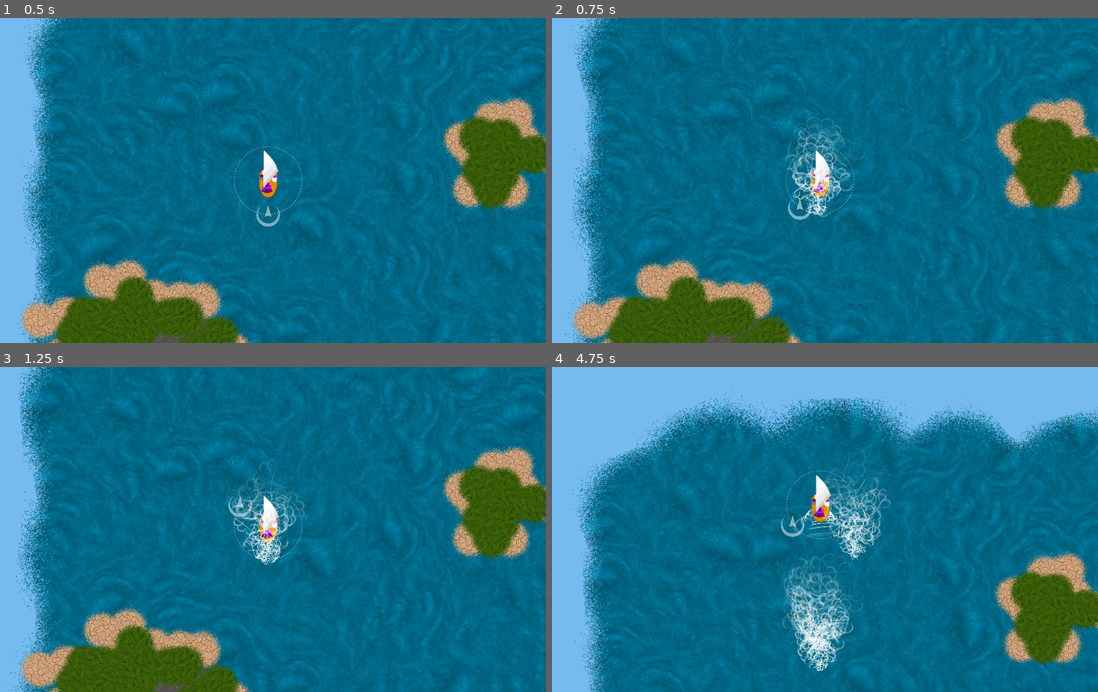
Above: before the commit, frames 1-4 (two rows, left to right).
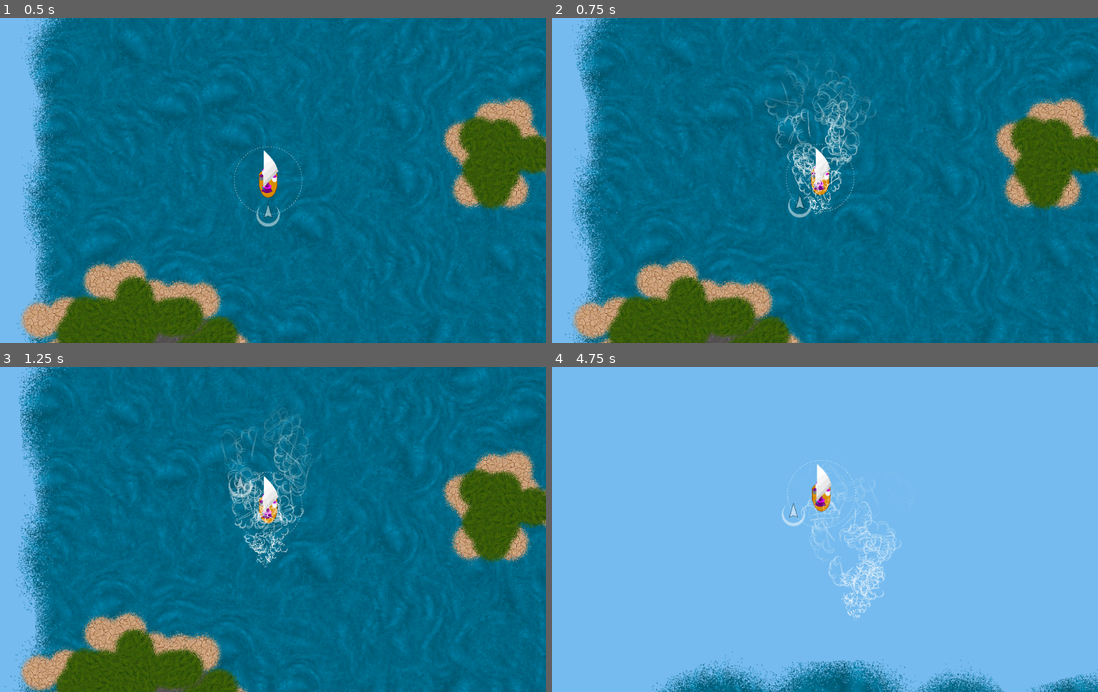
Above: after the commit, the same moments.

Repository: derhannesb/mergicians
Game: Godot game, scene res://scenes/main.tscn
The game is run twice, just before and just after one commit, with the same random seed, the same clock (stepped at 60 frames per second) and the same inputs.
Inputs:
- Up to frame 1 (0.5 s): no input
- Up to frame 2 (0.75 s): hold D (right) from 0.53 s (still down); hold Space (action) from 0.53 s (still down)
- Up to frame 3 (1.25 s): keep holding D (right); keep holding Space (action)
- Up to frame 4 (4.75 s): release D (right) at 1.28 s; release Space (action) at 1.28 s; hold A (left) 1.28-2.03 s; tap Space (action) at 1.35, 2.85, 4.35 s; hold Space (action) 2.03-2.78 s; hold D (right) 2.03-3.53 s; hold Space (action) 3.53-4.28 s; hold A (left) from 3.53 s (still down)

Frame 1 is identical in both runs. In frame 2, 2.7% of the frame differs, in the area x 38-60%, y 13-63%; in frame 3, 11%; in frame 4, 76%, in the area x 3-100%, y 6-100%.

Commit message:
add wind decay and basic storm

Diff:
--- a/scenes/Ship.tscn
+++ b/scenes/Ship.tscn
@@ -9,8 +9,8 @@
 
 [sub_resource type="Gradient" id=1]
 
-offsets = PoolRealArray( 0, 0.380463, 1 )
-colors = PoolColorArray( 1, 1, 1, 1, 1, 1, 1, 1, 1, 1, 1, 0 )
+offsets = PoolRealArray( 0, 0.857988 )
+colors = PoolColorArray( 1, 1, 1, 1, 1, 1, 1, 0 )
 
 [sub_resource type="GradientTexture" id=2]
 
@@ -69,7 +69,7 @@
 anim_offset = 0.0
 anim_offset_random = 0.0
 anim_loop = false
-_sections_unfolded = [ "Angular Velocity", "Color", "Emission Shape", "Flags", "Gravity", "Scale", "Spread", "Trail" ]
+_sections_unfolded = [ "Angular Velocity", "Color", "Emission Shape", "Flags", "Gravity", "Initial Velocity", "Scale", "Spread", "Trail" ]
 
 [sub_resource type="CircleShape2D" id=6]
 
@@ -125,7 +125,7 @@
 editor_draw_screen = true
 editor_draw_limits = true
 editor_draw_drag_margin = false
-_sections_unfolded = [ "Drag Margin", "Editor", "Limit", "Smoothing" ]
+_sections_unfolded = [ "Drag Margin", "Editor", "Limit", "Smoothing", "Transform" ]
 
 [node name="Placement" type="Node2D" parent="." index="1"]
 
--- /dev/null
+++ b/scenes/Storm.tscn
@@ -0,0 +1,148 @@
+[gd_scene load_steps=9 format=2]
+
+[ext_resource path="res://gfx/cloud-medium.png" type="Texture" id=1]
+[ext_resource path="res://gfx/cloud-shape1.png" type="Texture" id=2]
+
+[sub_resource type="Gradient" id=1]
+
+offsets = PoolRealArray( 0, 0.343195, 1 )
+colors = PoolColorArray( 1, 1, 1, 1, 1, 1, 1, 1, 1, 1, 1, 0 )
+
+[sub_resource type="GradientTexture" id=2]
+
+flags = 4
+gradient = SubResource( 1 )
+width = 2048
+
+[sub_resource type="Curve" id=3]
+
+min_value = 0.0
+max_value = 1.0
+bake_resolution = 100
+_data = [ Vector2( 0, 0 ), 0.0, -0.0928008, 0, 0, Vector2( 1, 1 ), 0.0, 0.0, 0, 0 ]
+
+[sub_resource type="CurveTexture" id=4]
+
+flags = 4
+width = 2048
+curve = SubResource( 3 )
+
+[sub_resource type="ParticlesMaterial" id=5]
+
+render_priority = 0
+trail_divisor = 1
+emission_shape = 0
+flag_align_y = false
+flag_rotate_y = false
+flag_disable_z = true
+spread = 45.0
+flatness = 0.0
+gravity = Vector3( 0, 0, 0 )
+initial_velocity = 1.0
+initial_velocity_random = 0.0
+angular_velocity = 180.0
+angular_velocity_random = 0.5
+orbit_velocity = 0.0
+orbit_velocity_random = 0.0
+linear_accel = 0.0
+linear_accel_random = 0.0
+radial_accel = 100.0
+radial_accel_random = 0.0
+tangential_accel = 0.0
+tangential_accel_random = 0.0
+damping = 10.0
+damping_random = 0.0
+angle = 0.0
+angle_random = 0.0
+scale = 0.2
+scale_random = 0.0
+scale_curve = SubResource( 4 )
+color_ramp = SubResource( 2 )
+hue_variation = 0.0
+hue_variation_random = 0.0
+anim_speed = 0.0
+anim_speed_random = 0.0
+anim_offset = 0.0
+anim_offset_random = 0.0
+anim_loop = false
+_sections_unfolded = [ "Color", "Gravity", "Orbit Velocity", "Scale" ]
+
+[sub_resource type="Animation" id=6]
+
+resource_name = "Rotation"
+length = 2.0
+loop = true
+step = 0.1
+tracks/0/type = "value"
+tracks/0/path = NodePath(".:rotation_degrees")
+tracks/0/interp = 1
+tracks/0/loop_wrap = true
+tracks/0/imported = false
+tracks/0/enabled = true
+tracks/0/keys = {
+"times": PoolRealArray( 0, 1, 2 ),
+"transitions": PoolRealArray( 1, 1, 1 ),
+"update": 0,
+"values": [ 0.0, 180.0, 360.0 ]
+}
+
+[node name="Wind" type="Node2D"]
+
+position = Vector2( 71.375, 97.5222 )
+rotation = 3.49882
+_sections_unfolded = [ "Transform" ]
+
+[node name="Particles2D" type="Particles2D" parent="." index="0"]
+
+emitting = true
+amount = 64
+lifetime = 1.5
+one_shot = false
+preprocess = 1.0
+speed_scale = 1.0
+explosiveness = 0.0
+randomness = 0.0
+fixed_fps = 0
+fract_delta = true
+visibility_rect = Rect2( -100, -100, 200, 200 )
+local_coords = false
+draw_order = 0
+process_material = SubResource( 5 )
+texture = ExtResource( 1 )
+normal_map = null
+h_frames = 1
+v_frames = 1
+_sections_unfolded = [ "Drawing", "Material", "Process Material", "Textures", "Time" ]
+
+[node name="Particles2D2" type="Particles2D" parent="." index="1"]
+
+emitting = true
+amount = 32
+lifetime = 1.5
+one_shot = false
+preprocess = 0.0
+speed_scale = 1.0
+explosiveness = 0.0
+randomness = 0.0
+fixed_fps = 0
+fract_delta = true
+visibility_rect = Rect2( -100, -100, 200, 200 )
+local_coords = false
+draw_order = 0
+process_material = SubResource( 5 )
+texture = ExtResource( 2 )
+normal_map = null
+h_frames = 1
+v_frames = 1
+_sections_unfolded = [ "Drawing", "Material", "Process Material", "Textures", "Transform" ]
+
+[node name="AnimationPlayer" type="AnimationPlayer" parent="." index="2"]
+
+root_node = NodePath("..")
+autoplay = "Rotation"
+playback_process_mode = 1
+playback_default_blend_time = 0.0
+playback_speed = 0.5
+anims/Rotation = SubResource( 6 )
+blend_times = [  ]
+_sections_unfolded = [ "Playback Options" ]
--- a/scenes/WindGenerator.gd
+++ b/scenes/WindGenerator.gd
@@ -1,11 +1,25 @@
 extends Node2D
 
-export var strength = 0.01
+const strength_factor = 1250
+const decay_factor = 20
+
+export var energy = 100
+export var initial_strength = 0.01
+var strength = energy / strength_factor
+var energy_step = 0
 
 func _ready():
 	pass
 
 func _physics_process(delta):
+	if (energy > 0):
+		energy -= delta*decay_factor
+	if (energy < 0):
+		self.queue_free()
+	strength = energy / strength_factor
+	$Particles2D.modulate = Color(1,1,1,energy/100)
+
+	#$Particles2D.process_material.initial_velocity = energy
 	if $RayCast2D.is_colliding():
 		var collider = $RayCast2D.get_collider()
 		if (collider.is_in_group("ship")):
--- a/scenes/WindGenerator.tscn
+++ b/scenes/WindGenerator.tscn
@@ -5,8 +5,8 @@
 
 [sub_resource type="Gradient" id=1]
 
-offsets = PoolRealArray( 0, 1 )
-colors = PoolColorArray( 1, 1, 1, 1, 1, 1, 1, 0 )
+offsets = PoolRealArray( 0, 0.201183, 1 )
+colors = PoolColorArray( 1, 1, 1, 0.386745, 1, 1, 1, 1, 1, 1, 1, 0 )
 
 [sub_resource type="GradientTexture" id=2]
 
@@ -86,19 +86,23 @@
 "values": [ 15.0, 0.0, -30.0 ]
 }
 
-[node name="WindGenerator" type="Node2D"]
+[node name="WindGenerator" type="Node2D" index="0" groups=[
+"windgenerator",
+]]
 
+editor/display_folded = true
 position = Vector2( 368.23, 118.955 )
 script = ExtResource( 1 )
 _sections_unfolded = [ "Transform" ]
-strength = 0.01
+energy = 100
+initial_strength = 0.01
 
 [node name="Particles2D" type="Particles2D" parent="." index="0"]
 
 scale = Vector2( 0.2, 0.2 )
 emitting = true
 amount = 128
-lifetime = 3.0
+lifetime = 4.0
 one_shot = false
 preprocess = 5.0
 speed_scale = 1.0
@@ -114,7 +118,7 @@
 normal_map = null
 h_frames = 1
 v_frames = 1
-_sections_unfolded = [ "Material", "Process Material", "Textures", "Time", "Transform" ]
+_sections_unfolded = [ "Drawing", "Process Material", "Visibility" ]
 
 [node name="RayCast2D" type="RayCast2D" parent="." index="1"]
 
